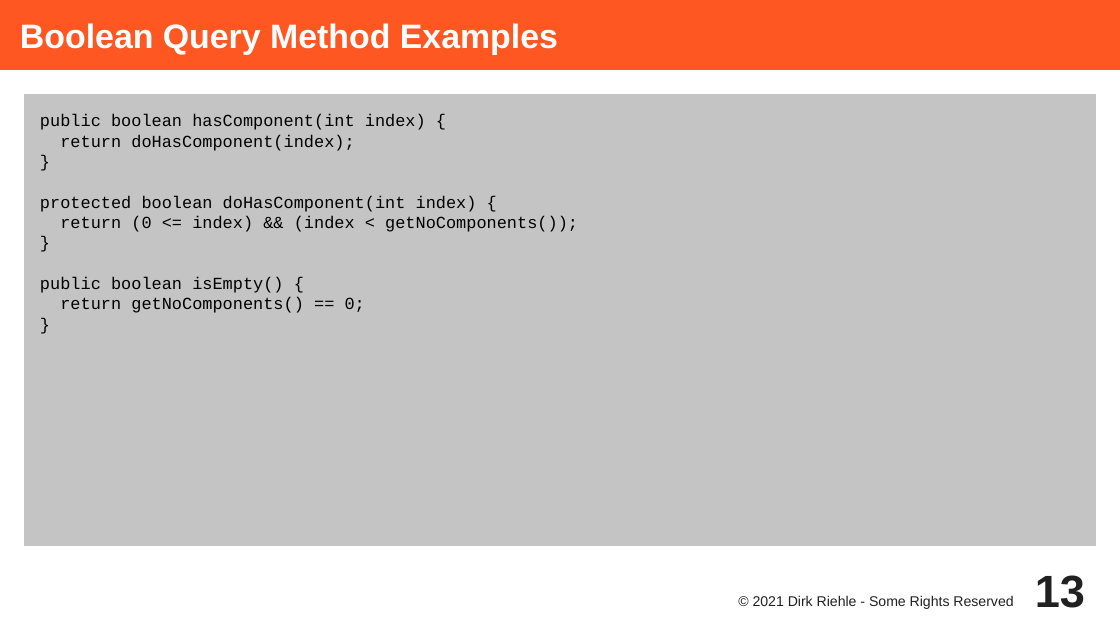
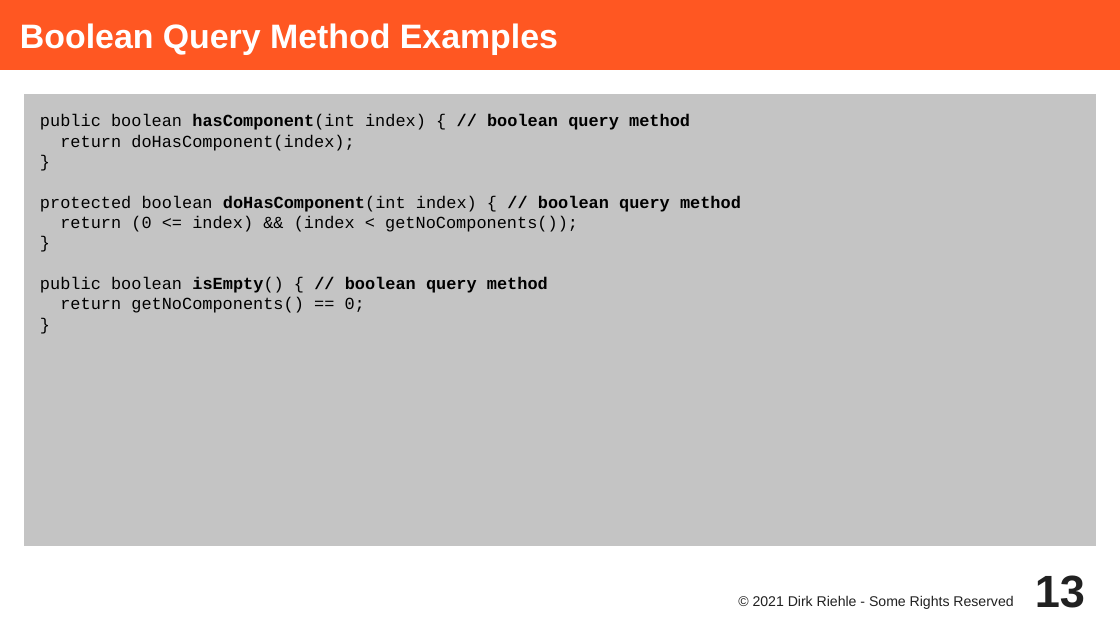
Before and after one commit to dirkriehle/adap-course, a slide deck: slide 13 of Lecture Slides/ADAP C01 - Method Types and Properties.odp. Drawn at 1120x630 pixels with LibreOffice and Linux fonts; fonts in the diff are those of the drawing. Boxes give left, top, right and bottom in pixels: in the first picture for what was removed or moved away, otherwise in the second. Text is boxed around its words. In the diff, an @@ line names an element or a change of style, - is before the commit and + after.

```diff
--- a/Lecture Slides/ADAP C01 - Method Types and Properties.odp
+++ b/Lecture Slides/ADAP C01 - Method Types and Properties.odp
@@ text at (40,114,690,130): text changed; bold on @@
-public boolean hasComponent(int index) {
+public boolean hasComponent(int index) { // boolean query method
@@ text at (40,195,741,212): text changed; bold on @@
-protected boolean doHasComponent(int index) {
+protected boolean doHasComponent(int index) { // boolean query method
@@ text at (40,276,548,293): text changed; bold on @@
-public boolean isEmpty() {
+public boolean isEmpty() { // boolean query method
```
Also in this commit, not shown: 15 other slides changed, 13 other files.
